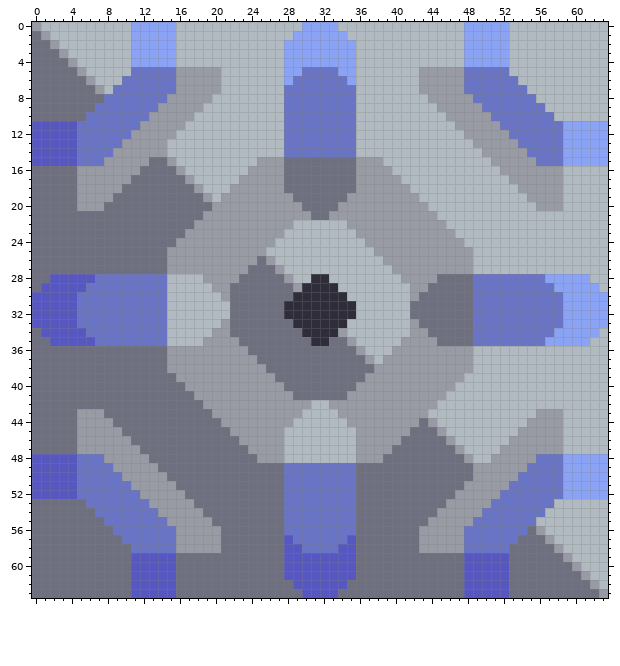
Two states of a pixel-art sprite, sprites/blocks/production/aluminum-processor.png. Above is the file before it was changed.
The file is 64x64 pixels.
After:
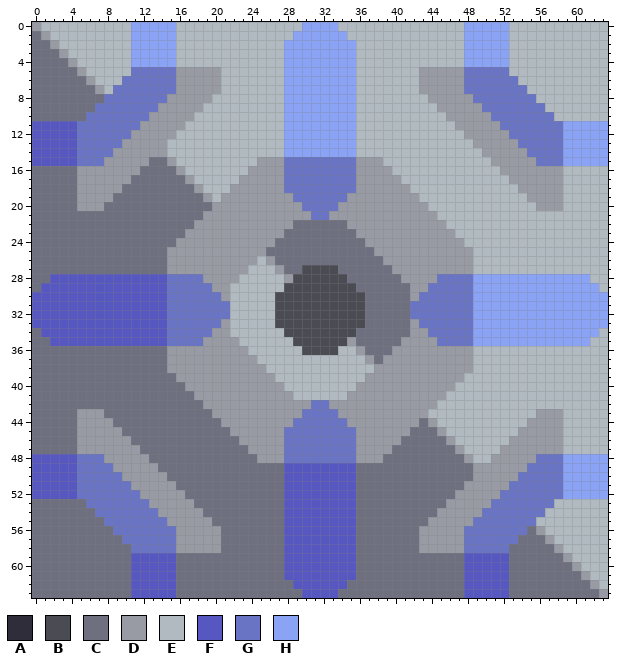
Palette (. is transparent): A #2f2d39  B #4a4b53  C #6e7080  D #989aa4  E #b0bac0  F #5757c1  G #6974c4  H #8aa3f4
From old to new:
y 5: x 30..33 GGGG -> HHHH
y 6: x 29..34 GGGGGG -> HHHHHH
y 7..14: x 28..35 GGGGGGGG -> HHHHHHHH
y 15..18: x 28..35 CCCCCCCC -> GGGGGGGG
y 19: x 29..34 CCCCCC -> GGGGGG
y 20: x 30..33 CCCC -> GGGG
y 21: x 31..32 CC -> GG
y 22: x 29..34 EEEEEE -> CCCCCC
y 23: x 28..35 EEEEEEEE -> CCCCCCCC
y 24: x 27..36 EEEEEEEEEE -> CCCCCCCCCC
y 25: x 26..37 EEEEEEEEEEEE -> CCCCCCCCCCCC
y 26: x 25 C -> E; x 27..38 EEEEEEEEEEEE -> CCCCCCCCCCCC
y 27: x 24..26 CCC -> EEE; x 28..39 EEEEEEEEEEEE -> CCBBBBCCCCCC
y 28: x 7..18 GGGGGGGGEEEE -> FFFFFFFFGGGG; x 23..27 CCCCC -> EEEEE; x 29..40 EEAAEEEEEEEE -> BBBBBBCCCCCC; x 45..56 CCCCGGGGGGGG -> GGGGHHHHHHHH
y 29: x 6..19 GGGGGGGGGEEEEE -> FFFFFFFFFGGGGG; x 22..41 CCCCCCCDAAAAEEEEEEEE -> EEEEEEBBBBBBBBCCCCCC; x 44..57 CCCCCGGGGGGGGG -> GGGGGHHHHHHHHH
y 30: x 5..20 GGGGGGGGGGEEEEEE -> FFFFFFFFFFGGGGGG; x 22..41 CCCCCCCAAAAAAEEEEEEE -> EEEEEBBBBBBBBBBCCCCC; x 43..58 CCCCCCGGGGGGGGGG -> GGGGGGHHHHHHHHHH
y 31..32: x 5..58 GGGGGGGGGGEEEEEEECCCCCCAAAAAAAAEEEEEECCCCCCCGGGGGGGGGG -> FFFFFFFFFFGGGGGGGEEEEEBBBBBBBBBBCCCCCGGGGGGGHHHHHHHHHH
y 33: x 5..20 GGGGGGGGGGEEEEEE -> FFFFFFFFFFGGGGGG; x 22..41 CCCCCCCAAAAAAEEEEEEE -> EEEEEBBBBBBBBBBCCCCC; x 43..58 CCCCCCGGGGGGGGGG -> GGGGGGHHHHHHHHHH
y 34: x 6..19 GGGGGGGGGEEEEE -> FFFFFFFFFGGGGG; x 22..41 CCCCCCCCAAAADEEEEEEE -> EEEEEEBBBBBBBBCCCCCC; x 44..57 CCCCCGGGGGGGGG -> GGGGGHHHHHHHHH
y 35: x 7..18 GGGGGGGGEEEE -> FFFFFFFFGGGG; x 23..34 CCCCCCCCAACC -> EEEEEEBBBBBB; x 36..40 EEEEE -> CCCCC; x 45..56 CCCCGGGGGGGG -> GGGGHHHHHHHH
y 36: x 24..35 CCCCCCCCCCCC -> EEEEEEBBBBEE; x 37..39 EEE -> CCC
y 37: x 25..36 CCCCCCCCCCCC -> EEEEEEEEEEEE; x 38 E -> C
y 38: x 26..37 CCCCCCCCCCCC -> EEEEEEEEEEEE
y 39: x 27..36 CCCCCCCCCC -> EEEEEEEEEE
y 40: x 28..35 CCCCCCCC -> EEEEEEEE
y 41: x 29..34 CCCCCC -> EEEEEE
y 42: x 31..32 EE -> GG
y 43: x 30..33 EEEE -> GGGG
y 44: x 29..34 EEEEEE -> GGGGGG
y 45..48: x 28..35 EEEEEEEE -> GGGGGGGG
y 49..56: x 28..35 GGGGGGGG -> FFFFFFFF
y 57: x 29..34 GGGGGG -> FFFFFF
y 58: x 30..33 GGGG -> FFFF
Pixel boxes of the changes (left, top, right, bottom) in both pictures:
changed: (77, 67, 563, 553)
